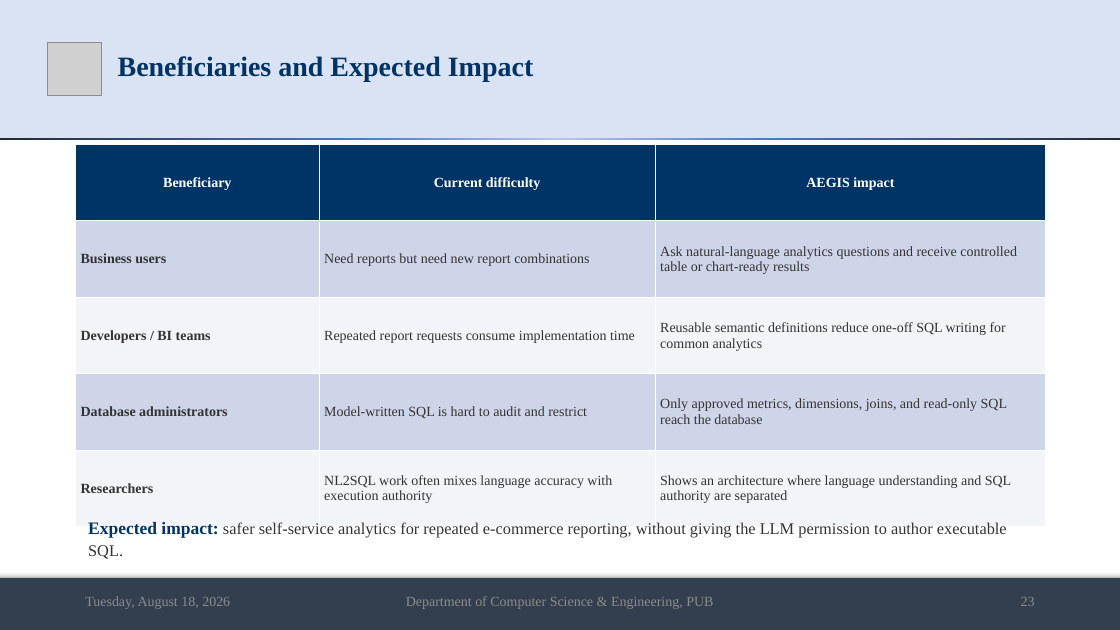
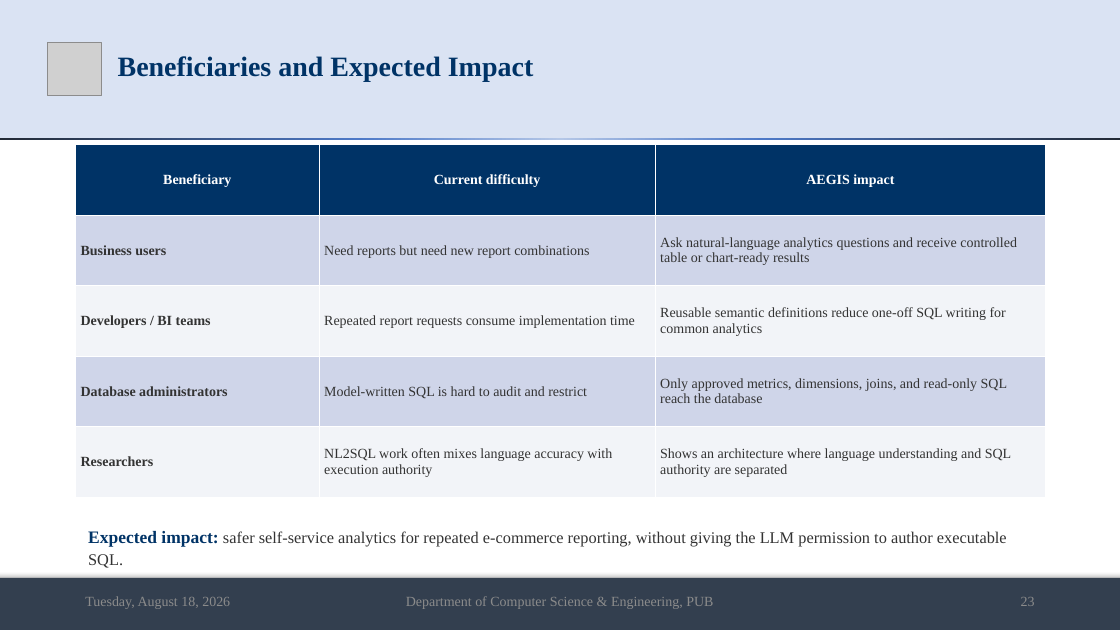
Before and after one commit to md-riaz/AEGIS-Research, a slide deck: slide 23 of docs/scripts/Md_Riaz_Final_Defense_0322310105101024.pptx. Drawn at 1120x630 pixels with LibreOffice and Linux fonts; fonts in the diff are those of the drawing; grey boxes stand for pictures. Boxes give left, top, right and bottom in pixels: in the first picture for what was removed or moved away, otherwise in the second. Text is boxed around its words. In the diff, an @@ line names an element or a change of style, - is before the commit and + after.

```diff
--- a/docs/scripts/Md_Riaz_Final_Defense_0322310105101024.pptx
+++ b/docs/scripts/Md_Riaz_Final_Defense_0322310105101024.pptx
@@ table: place and size @@
-table at [76,145,1046,516]
+table at [76,145,1046,483]
@@ text "Expected impact: safer self-service analytics ...": place and size @@
-text "Expected impact: safer self-service analytics ..." at [88,522,1007,559]
+text "Expected impact: safer self-service analytics ..." at [88,531,1007,568]
```
Also in this commit, not shown: 3 other slides changed, 1 other file.
